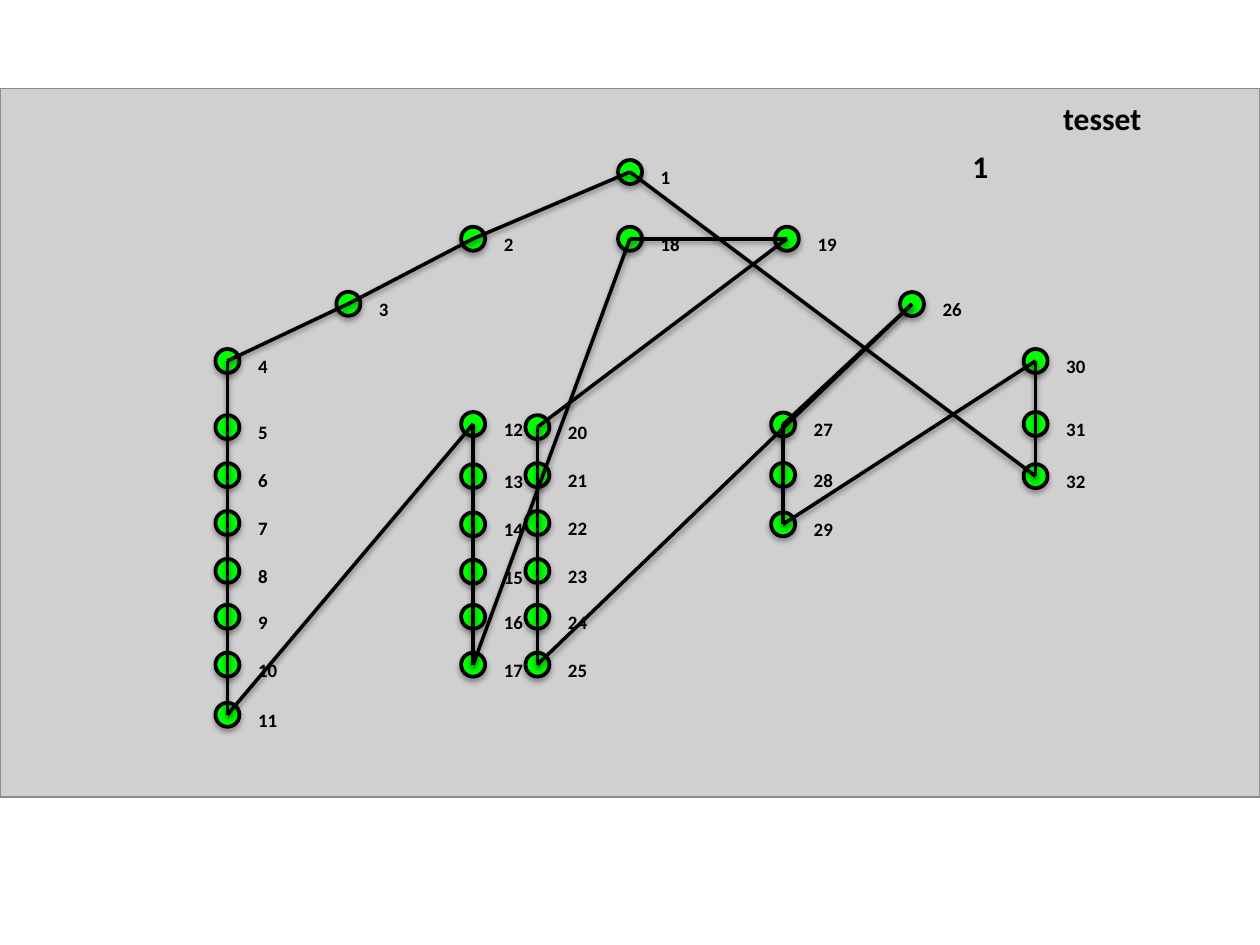
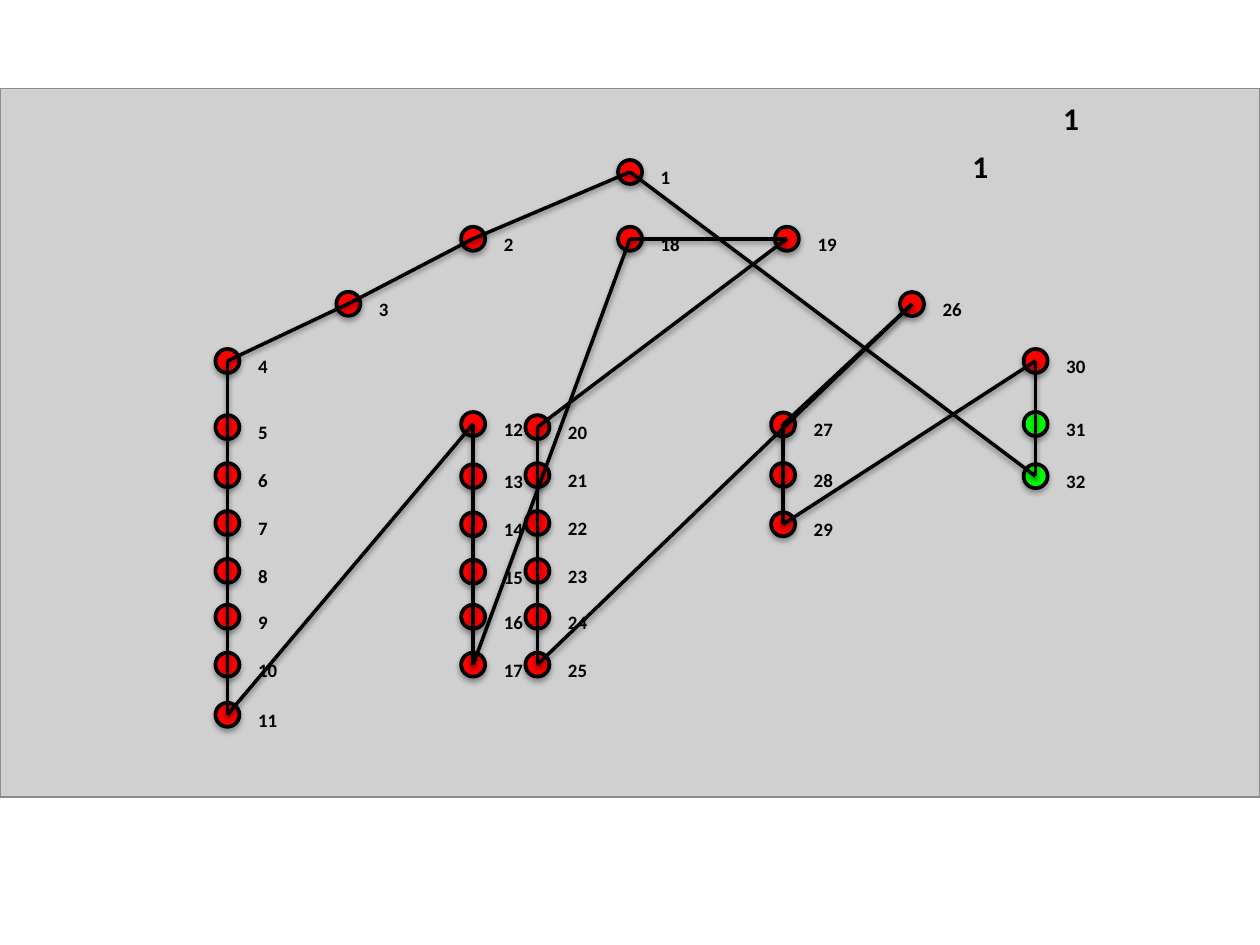
Before and after one commit to Caique0Og/AutomacaoAvaliativa, a slide deck: slide 1 of oldVersion/apresentacao_com_fundo_e_grafico.pptx. Drawn at 1260x945 pixels with LibreOffice and Linux fonts; fonts in the diff are those of the drawing; grey boxes stand for pictures. Boxes give left, top, right and bottom in pixels: in the first picture for what was removed or moved away, otherwise in the second. Text is boxed around its words. In the diff, an @@ line names an element or a change of style, - is before the commit and + after.

```diff
--- a/oldVersion/apresentacao_com_fundo_e_grafico.pptx
+++ b/oldVersion/apresentacao_com_fundo_e_grafico.pptx
@@ text at (1063, 109, 1079, 130): text changed @@
-tesset
+1
@@ fill #00FF00 to #FF0000 in 30 elements at (619, 160, 643, 184), (461, 227, 485, 251), (336, 292, 360, 316), (215, 349, 239, 373), (215, 415, 239, 438), (215, 464, 239, 488), (215, 512, 239, 536), (215, 559, 239, 583), (215, 605, 239, 629), (215, 653, 239, 677), (215, 703, 239, 727), (461, 412, 485, 436), (461, 464, 485, 488), (461, 513, 485, 537), (461, 559, 485, 583), (461, 605, 485, 629), (461, 653, 485, 677), (619, 227, 643, 251), (775, 227, 799, 251), (525, 415, 549, 438), (525, 464, 549, 488), (525, 512, 549, 536), (525, 559, 549, 583), (525, 605, 549, 629), (525, 653, 549, 677), (900, 292, 924, 316), (771, 412, 795, 436), (771, 462, 795, 486), (771, 513, 795, 537), (1023, 349, 1047, 373) @@
```
Also in this commit, not shown: 2 other slides changed, 32 other files.
